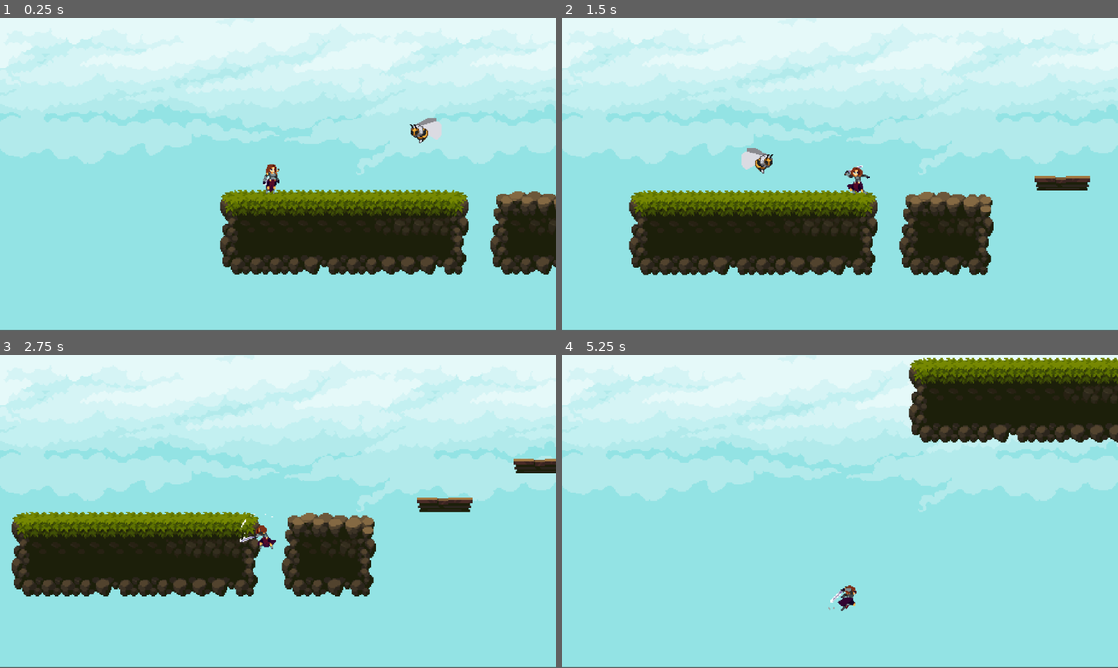
Above: before the commit, frames 1-4 (two rows, left to right).
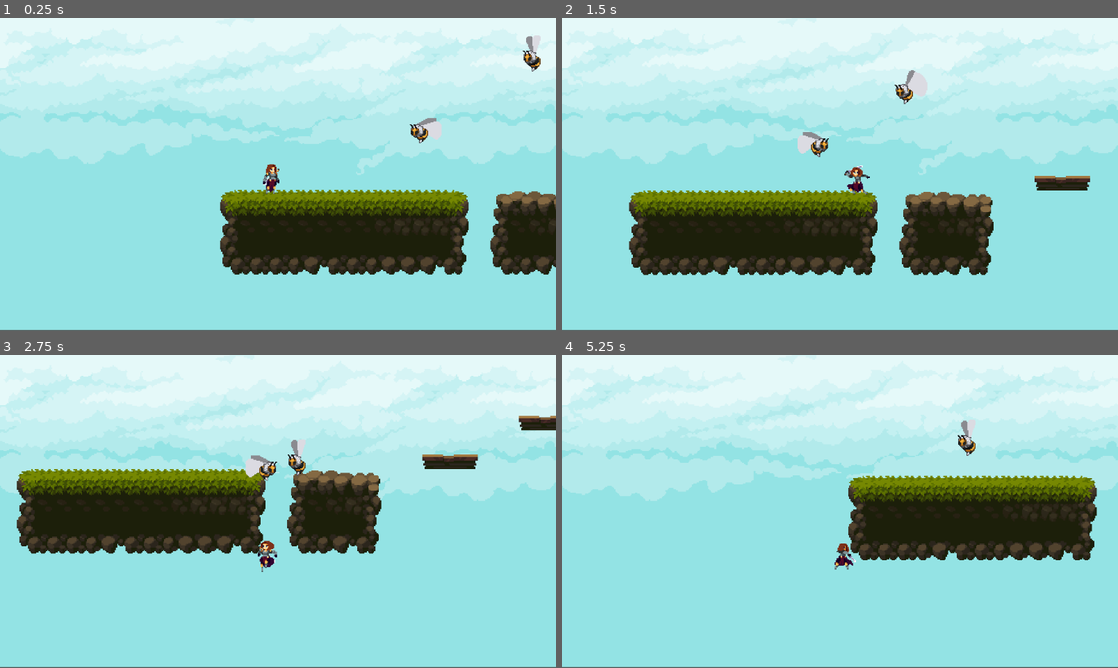
Above: after the commit, the same moments.

Repository: satyaG117/untitled-platformer
Game: Godot game, scene res://scenes/levels/level_0.tscn
Same seed, same stepped clock (60 frames per second), same inputs: the game is played once before the commit and once after it.
Inputs:
- Up to frame 1 (0.25 s): no input
- Up to frame 2 (1.5 s): tap Enter (meele_attack) at 0.5, 0.6, 1.35 s; hold D (move_right) from 0.53 s (still down); tap W (jump) at 0.77 s
- Up to frame 3 (2.75 s): tap W (jump) at 1.52 s; release D (move_right) at 2.03 s; hold A (move_left) from 2.03 s (still down); tap Enter (meele_attack) at 2.1 s
- Up to frame 4 (5.25 s): release A (move_left) at 2.78 s; hold D (move_right) 2.78-4.28 s; tap Enter (meele_attack) every 0.75 s from 2.85 to 5.1 s; tap W (jump) at 3.02, 3.77, 4.52 s; hold A (move_left) 4.28-5.03 s; hold D (move_right) from 5.03 s (still down)

The runs differ from the first frame. In frame 1, 0.2% of the frame differs, in the area x 94-98%, y 5-18%; in frame 2, 0.9%; in frame 3, 23%, in the area x 2-100%, y 19-78%; in frame 4, 22%.

Commit message:
implemented knock back effect from attack

Diff:
--- a/scenes/characters/bee.tscn
+++ b/scenes/characters/bee.tscn
@@ -27,6 +27,18 @@
 "transitions": PackedFloat32Array(1),
 "update": 1,
 "values": [0]
+}
+tracks/1/type = "value"
+tracks/1/imported = false
+tracks/1/enabled = true
+tracks/1/path = NodePath("Sprite2D/HitboxComponent/CollisionShape2D:disabled")
+tracks/1/interp = 1
+tracks/1/loop_wrap = true
+tracks/1/keys = {
+"times": PackedFloat32Array(0),
+"transitions": PackedFloat32Array(1),
+"update": 1,
+"values": [true]
 }
 
 [sub_resource type="Animation" id="Animation_pfeu0"]
--- a/scenes/characters/player.tscn
+++ b/scenes/characters/player.tscn
@@ -41,10 +41,10 @@
 tracks/1/interp = 1
 tracks/1/loop_wrap = true
 tracks/1/keys = {
-"times": PackedFloat32Array(),
-"transitions": PackedFloat32Array(),
-"update": 1,
-"values": []
+"times": PackedFloat32Array(0),
+"transitions": PackedFloat32Array(1),
+"update": 1,
+"values": [true]
 }
 
 [sub_resource type="Animation" id="Animation_jr3rf"]
@@ -147,6 +147,9 @@
 "update": 1,
 "values": [26, 27, 28, 29, 30, 31, 32, 33, 34, 35]
 }
+
+[sub_resource type="Animation" id="Animation_jqvv7"]
+resource_name = "hit"
 
 [sub_resource type="Animation" id="Animation_30qqf"]
 resource_name = "idle"
@@ -232,9 +235,6 @@
 "update": 1,
 "values": [6, 7, 8, 9, 10, 11, 12]
 }
-
-[sub_resource type="Animation" id="Animation_jqvv7"]
-resource_name = "hit"
 
 [sub_resource type="AnimationLibrary" id="AnimationLibrary_5qtew"]
 _data = {
@@ -251,6 +251,21 @@
 "run": SubResource("Animation_uuhfk")
 }
 
+[sub_resource type="Animation" id="Animation_npdst"]
+length = 0.001
+tracks/0/type = "value"
+tracks/0/imported = false
+tracks/0/enabled = true
+tracks/0/path = NodePath("Sprite2D:visible")
+tracks/0/interp = 1
+tracks/0/loop_wrap = true
+tracks/0/keys = {
+"times": PackedFloat32Array(0),
+"transitions": PackedFloat32Array(1),
+"update": 1,
+"values": [true]
+}
+
 [sub_resource type="Animation" id="Animation_hnis5"]
 resource_name = "flash"
 length = 0.5
@@ -285,21 +300,6 @@
 }]
 }
 
-[sub_resource type="Animation" id="Animation_npdst"]
-length = 0.001
-tracks/0/type = "value"
-tracks/0/imported = false
-tracks/0/enabled = true
-tracks/0/path = NodePath("Sprite2D:visible")
-tracks/0/interp = 1
-tracks/0/loop_wrap = true
-tracks/0/keys = {
-"times": PackedFloat32Array(0),
-"transitions": PackedFloat32Array(1),
-"update": 1,
-"values": [true]
-}
-
 [sub_resource type="AnimationLibrary" id="AnimationLibrary_ro3rx"]
 _data = {
 "RESET": SubResource("Animation_npdst"),
@@ -359,6 +359,7 @@
 collision_layer = 0
 collision_mask = 4
 damage = 10.0
+knock_back = 300.0
 
 [node name="CollisionShape2D" type="CollisionShape2D" parent="Sprite2D/HitboxComponent"]
 position = Vector2(15.3333, 1.16667)
--- /dev/null
+++ b/scenes/components/killzone.tscn
@@ -0,0 +1,8 @@
+[gd_scene load_steps=2 format=3 uid="uid://cunnxpp1cug8d"]
+
+[ext_resource type="Script" path="res://scripts/component scripts/killzone.gd" id="1_8acjh"]
+
+[node name="Killzone" type="Area2D"]
+script = ExtResource("1_8acjh")
+
+[connection signal="area_entered" from="." to="." method="_on_area_entered"]
--- a/scenes/levels/level_0.tscn
+++ b/scenes/levels/level_0.tscn
@@ -3,10 +3,10 @@
 [ext_resource type="PackedScene" uid="uid://co50twk351356" path="res://scenes/characters/player.tscn" id="2_6c5ny"]
 [ext_resource type="TileSet" uid="uid://dg6xd5ya54gak" path="res://assets/tilesets/forest.tres" id="2_k01ij"]
 [ext_resource type="PackedScene" uid="uid://dsxh3eg7l1c0w" path="res://scenes/backgrounds/parallax_background.tscn" id="3_y0urp"]
-[ext_resource type="PackedScene" uid="uid://chp0tusy258lr" path="res://scenes/components/hitbox_component.tscn" id="4_nmecj"]
+[ext_resource type="PackedScene" uid="uid://cunnxpp1cug8d" path="res://scenes/components/killzone.tscn" id="5_fqwt6"]
 [ext_resource type="PackedScene" uid="uid://eyr7yhfl0to0" path="res://scenes/characters/bee.tscn" id="5_icldr"]
 
-[sub_resource type="WorldBoundaryShape2D" id="WorldBoundaryShape2D_lekpa"]
+[sub_resource type="WorldBoundaryShape2D" id="WorldBoundaryShape2D_rk66w"]
 
 [node name="Level0" type="Node2D"]
 
@@ -26,13 +26,19 @@
 position_smoothing_enabled = true
 position_smoothing_speed = 8.0
 
-[node name="HitboxComponent" parent="." instance=ExtResource("4_nmecj")]
-position = Vector2(98, 649)
-collision_mask = 3
-damage = 9999.0
-
-[node name="CollisionShape2D" type="CollisionShape2D" parent="HitboxComponent"]
-shape = SubResource("WorldBoundaryShape2D_lekpa")
-
 [node name="Bee" parent="." instance=ExtResource("5_icldr")]
 position = Vector2(230, 389)
+
+[node name="Bee2" parent="." instance=ExtResource("5_icldr")]
+position = Vector2(308, 334)
+
+[node name="Bee3" parent="." instance=ExtResource("5_icldr")]
+position = Vector2(948, 487)
+
+[node name="Killzone" parent="." instance=ExtResource("5_fqwt6")]
+position = Vector2(101, 555)
+collision_layer = 0
+collision_mask = 7
+
+[node name="CollisionShape2D" type="CollisionShape2D" parent="Killzone"]
+shape = SubResource("WorldBoundaryShape2D_rk66w")
--- a/scripts/bee/bee.gd
+++ b/scripts/bee/bee.gd
@@ -2,13 +2,16 @@
 
 @onready var hurtbox_component = $HurtboxComponent
 @onready var bee_state_machine = $BeeStateMachine
+@onready var hitbox_component = $Sprite2D/HitboxComponent
 
 var MAX_HEALTH : float = 20
 var current_health : float = MAX_HEALTH
+var weight : float = 20
 
 func _ready():
 	hurtbox_component.init(self);
 	bee_state_machine.init(self);
+	hitbox_component.init(self)
 
 func _process(delta):
 	bee_state_machine.process_frame(delta)
@@ -20,9 +23,14 @@
 func die():
 	queue_free()
 
-func take_damage(damage):
-	current_health -= damage
+func process_attack(attack : Attack):
+	current_health -= attack.damage
 	Utility.hit_stop(0.15)
-	bee_state_machine.force_transition("hit")
+
 	if(current_health <= 0):
 		die()
+
+	if(attack.knock_back && attack.knock_back > 0):
+		velocity = (global_position - attack.origin).normalized() * attack.knock_back
+
+	bee_state_machine.force_transition("hit")
--- a/scripts/bee/bee_hit.gd
+++ b/scripts/bee/bee_hit.gd
@@ -9,14 +9,20 @@
 	animation_player.play("hit")
 
 
-func handle_attack_end(animation_name):
-	if(animation_name == "hit"):
-		SignalBus.bee_state_change.emit(self, "idle")
-
-
-func _on_animation_player_animation_finished(anim_name):
-	handle_attack_end(anim_name)
+#func handle_attack_end(animation_name):
+	#if(animation_name == "hit"):
+		#SignalBus.bee_state_change.emit(self, "idle")
+#
+#
+#func _on_animation_player_animation_finished(anim_name):
+	#handle_attack_end(anim_name)
 
 
 #func _on_animation_player_animation_changed(old_name, new_name):
 	#handle_attack_end(old_name)
+
+func process_physics(delta):
+	if parent.velocity.length() == 0:
+		SignalBus.bee_state_change.emit(self, "idle")
+
+	parent.velocity = parent.velocity.move_toward(Vector2.ZERO, delta * parent.weight * 75)
--- a/scripts/component scripts/Attack.gd
+++ b/scripts/component scripts/Attack.gd
@@ -2,4 +2,7 @@
 
 class_name Attack
 
-var damage : float
+var damage : float = 0.0
+var knock_back : float = 0.0
+var origin : Vector2
+var insta_kill : bool = false
--- a/scripts/component scripts/hitbox_component.gd
+++ b/scripts/component scripts/hitbox_component.gd
@@ -1,9 +1,17 @@
 extends Area2D
 
 @export var damage : float = 0.0
+@export var knock_back : float = 0.0
+var parent
+
+func init(parent):
+	self.parent = parent
 
 func _on_area_entered(area):
 	if(area.has_method("process_attack")):
 		var attack = Attack.new()
 		attack.damage = damage
+		attack.knock_back = knock_back
+		attack.origin = parent.global_position
+
 		area.process_attack(attack)
--- a/scripts/component scripts/hurtbox_component.gd
+++ b/scripts/component scripts/hurtbox_component.gd
@@ -6,4 +6,4 @@
 	self.parent = parent
 
 func process_attack(attack : Attack):
-	parent.take_damage(attack.damage)
+	parent.process_attack(attack)
--- /dev/null
+++ b/scripts/component scripts/killzone.gd
@@ -0,0 +1,15 @@
+extends Area2D
+
+func _ready():
+	print("Killzone ready")
+
+func _on_area_entered(area):
+	print("area entered")
+	if(area.has_method("process_attack")):
+		var attack = Attack.new()
+		attack.damage = 9999
+		attack.knock_back = 0.0
+		attack.origin = Vector2.ZERO
+		attack.insta_kill = true
+
+		area.process_attack(attack)
--- a/scripts/player/player.gd
+++ b/scripts/player/player.gd
@@ -4,16 +4,20 @@
 @onready var player_action_state_machine = $Controller/PlayerActionStateMachine
 @onready var player_movement_state_machine = $Controller/PlayerMovementStateMachine
 @onready var hurtbox_component = $HurtboxComponent
+@onready var hitbox_component = $Sprite2D/HitboxComponent
+
 var MAX_HEALTH : float = 100
 var current_health : float = MAX_HEALTH
-var is_player_input_disabled = false;
-var isInvincible = false;
+var is_player_input_disabled : bool = false;
+var isInvincible : bool = false;
+var weight : float = 30.0
 
 func _ready():
 	GlobalVariables.player = self
 	player_movement_state_machine.init(self)
 	player_action_state_machine.init(self)
 	hurtbox_component.init(self)
+	hitbox_component.init(self)
 
 func _unhandled_input(event: InputEvent):
 	if(is_player_input_disabled):
@@ -38,11 +42,11 @@
 	is_player_input_disabled = true
 	player_action_state_machine.force_transition('death')
 
-func take_damage(damage):
-	if(isInvincible):
+func process_attack(attack):
+	if(isInvincible && !attack.insta_kill):
 		return
 
-	current_health -= damage
+	current_health -= attack.damage
 	Utility.hit_stop(0.15)
 	animation_player_2.play("flash")
 	if(current_health <= 0):
